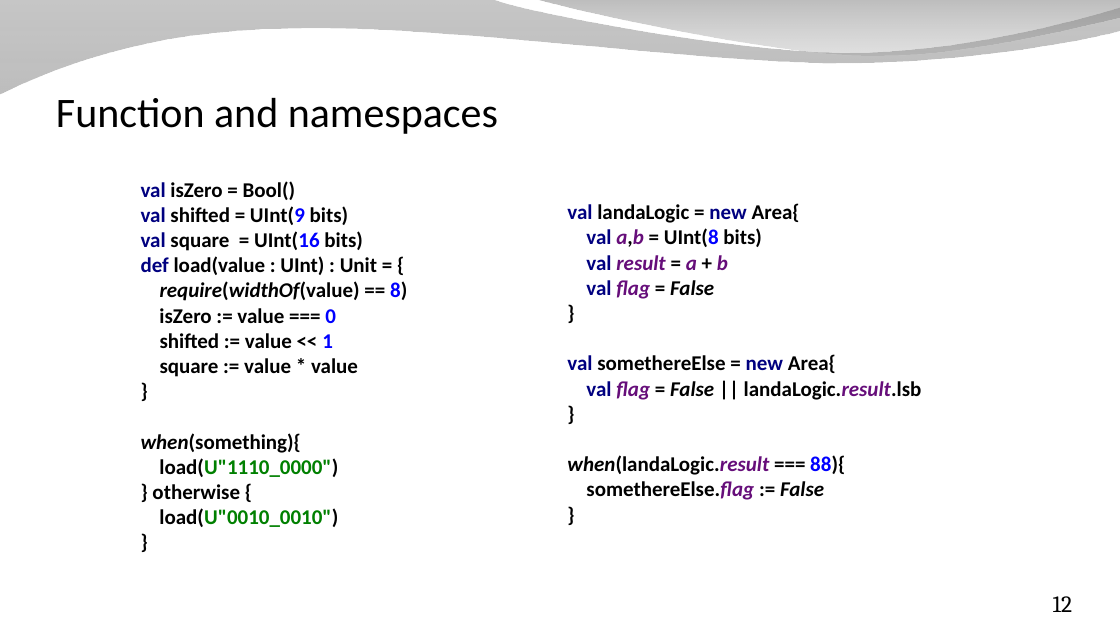
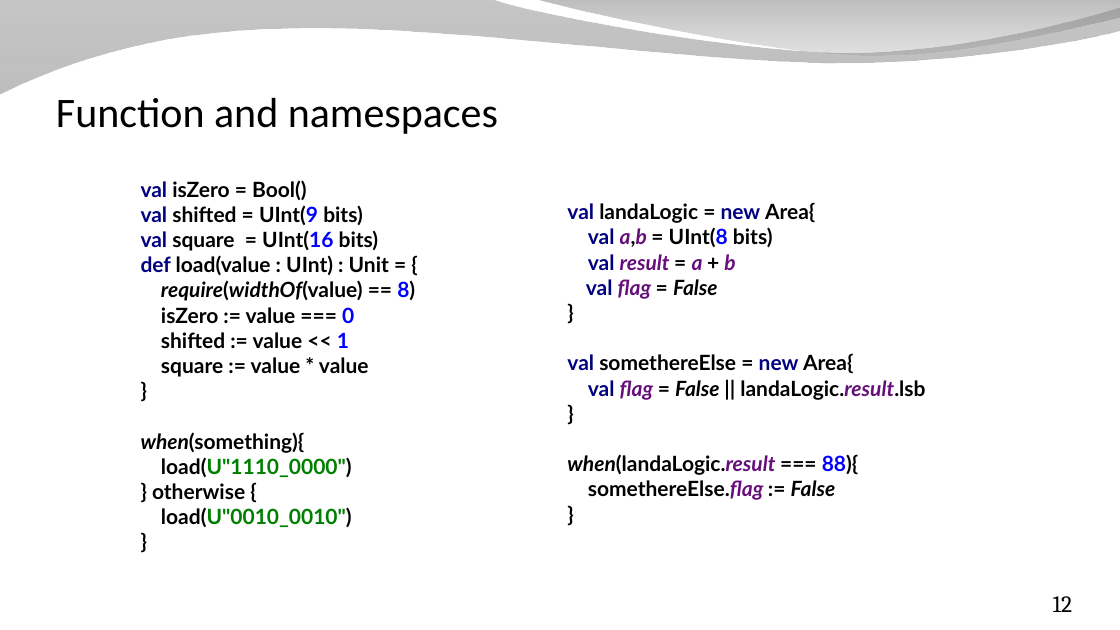
Before and after one commit to SpinalHDL/SpinalDoc, a slide deck: slide 12 of presentation/en/workshop/equivalence.odp. Drawn at 1120x630 pixels with LibreOffice and Linux fonts; fonts in the diff are those of the drawing; background and template pictures are left out. Boxes give left, top, right and bottom in pixels: in the first picture for what was removed or moved away, otherwise in the second. Text is boxed around its words. In the diff, an @@ line names an element or a change of style, - is before the commit and + after.

```diff
--- a/presentation/en/workshop/equivalence.odp
+++ b/presentation/en/workshop/equivalence.odp
@@ text "val isZero = Bool() val ..." at (x1=141, y1=180, x2=415, y2=527): font Calibri to Lato @@
@@ text "val landaLogic = new Area{ ..." at (x1=567, y1=202, x2=925, y2=500): font Calibri to Lato @@
```
Also in this commit, not shown: 9 other slides changed, 11 other files.
